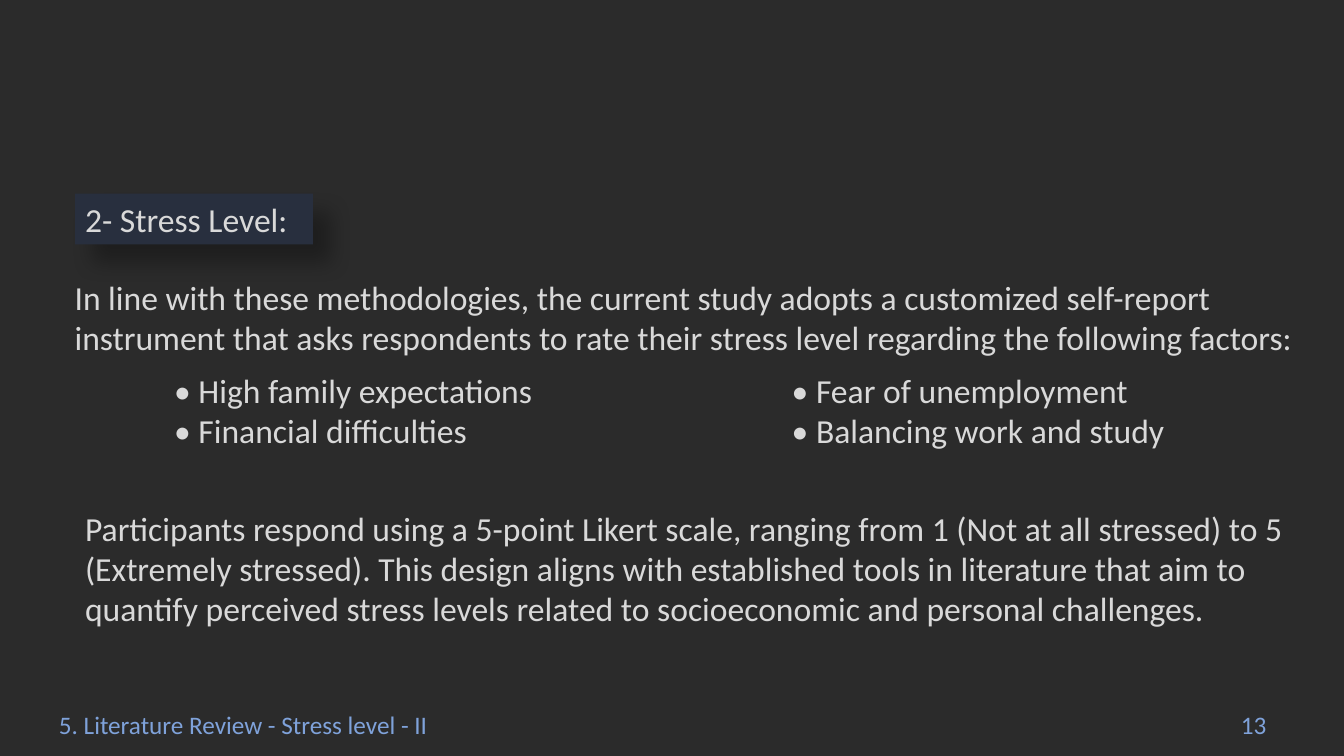
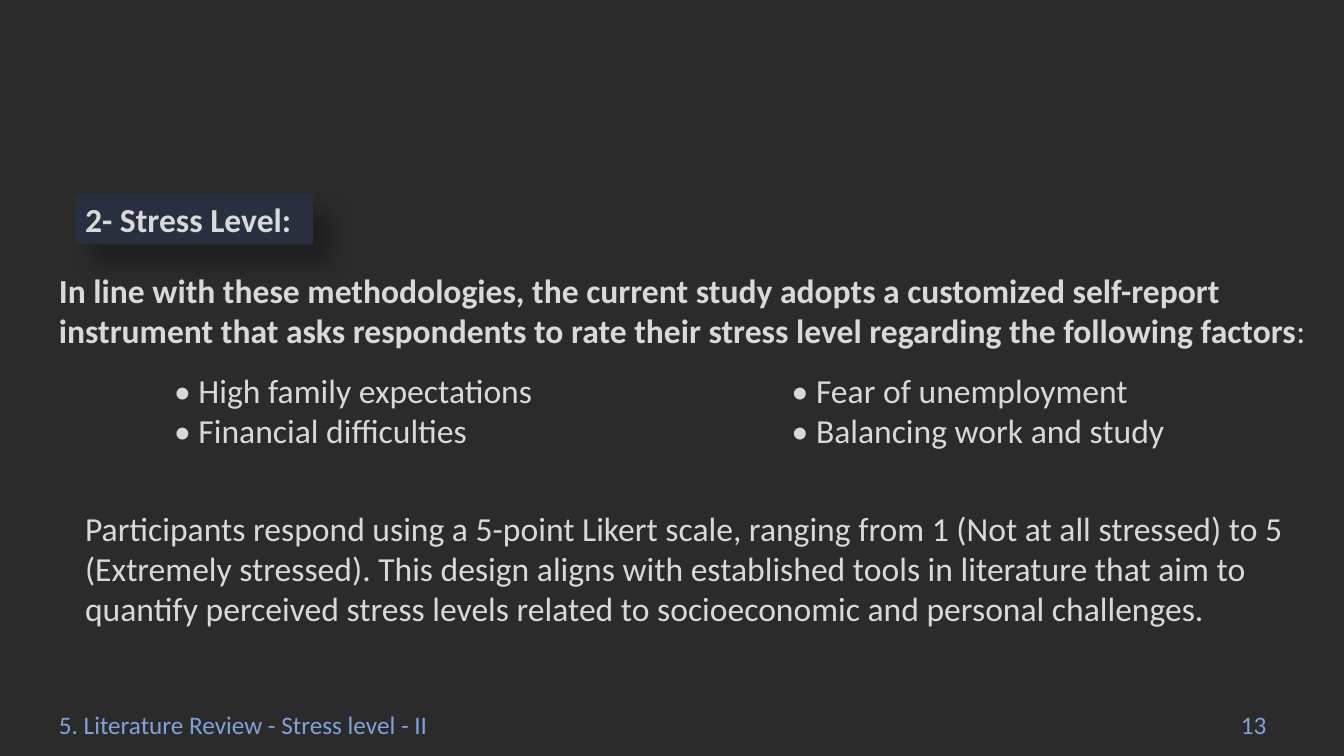
Before and after one commit to Abdelrahmen-Elashry/Mental-Health-Analysis, a slide deck: slide 13 of Statsphere.pptx. Drawn at 1344x756 pixels with LibreOffice and Linux fonts; fonts in the diff are those of the drawing; background and template pictures are left out; a plain dark background stands for a picture behind light text. Boxes give left, top, right and bottom in pixels: in the first picture for what was removed or moved away, otherwise in the second. Text is boxed around its words. In the diff, an @@ line names an element or a change of style, - is before the commit and + after.

```diff
--- a/Statsphere.pptx
+++ b/Statsphere.pptx
@@ rectangle "2- Stress Level:" at (76,194,314,244): bold on @@
@@ text "In line with these methodologies, ..." at (59,279,1306,349): bold on @@
@@ text "In line with these methodologies, ...": place and size @@
-text "In line with these methodologies, ..." at (75,286,1292,356)
+text "In line with these methodologies, ..." at (59,279,1306,349)
```
Also in this commit, not shown: 14 other slides changed, 3 slides added.
